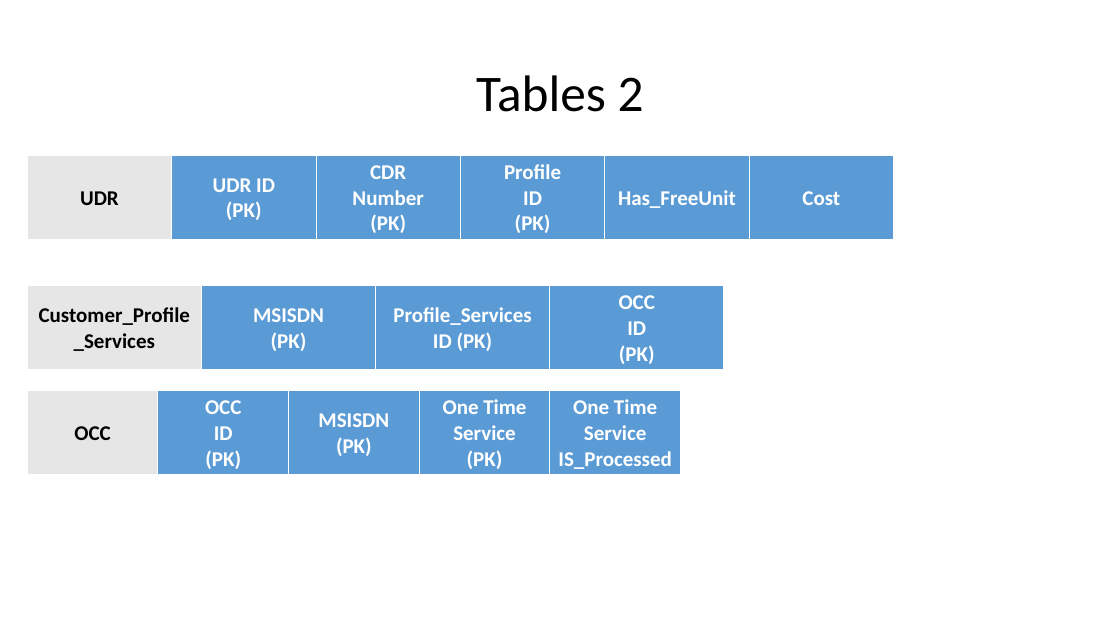
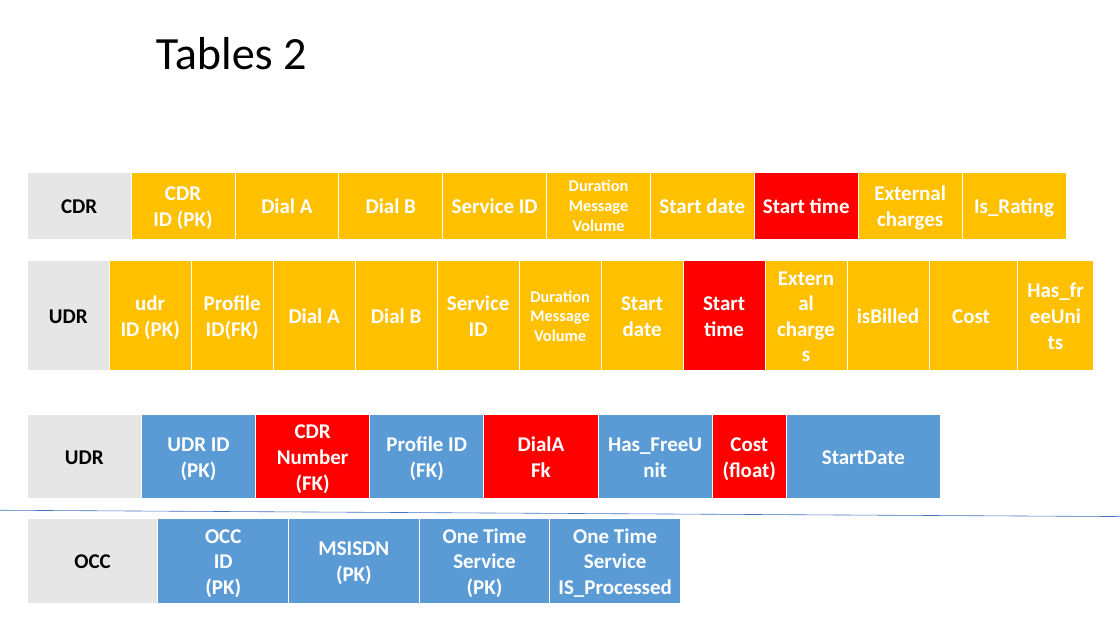
Before and after one commit to qazs13/Billing-Project, a slide deck: slide 6 of Database Documentation/Database Documentation.pptx. Drawn at 1120x630 pixels with LibreOffice and Linux fonts; fonts in the diff are those of the drawing. Boxes give left, top, right and bottom in pixels: in the first picture for what was removed or moved away, otherwise in the second. Text is boxed around its words. In the diff, an @@ line names an element or a change of style, - is before the commit and + after.

```diff
--- a/Database Documentation/Database Documentation.pptx
+++ b/Database Documentation/Database Documentation.pptx
@@ title "Tables 2" at bbox=[156, 37, 306, 70]: size 44 to 39.6 pt @@
@@ table added at bbox=[27, 172, 1069, 345], 1 rows, 10 columns @@
+CDR | CDR / ID (PK) | Dial A | Dial B | Service ID | Duration / Message / Volume | Start date | Start time | External charges | Is_Rating
@@ table added at bbox=[27, 261, 1096, 371], 1 rows, 13 columns @@
+UDR | udr / ID (PK) | Profile ID(FK) | Dial A | Dial B | Service ID | Duration / Message / Volume | Start date | Start time | External charges | isBilled | Cost | Has_freeUnits
@@ table removed at bbox=[27, 286, 723, 370], 1 rows, 4 columns @@
-Customer_Profile_Services | MSISDN / (PK) | Profile_Services / ID (PK) | OCC / ID / (PK)
@@ table at bbox=[27, 415, 940, 499] @@
-column 3: CDR / Number / (PK)
-column 4: Profile / ID / (PK)
+column 3: CDR / Number / (FK)
+column 4: Profile ID / (FK)
+column 5: DialA / Fk
-column 6: Cost
+column 7: Cost / (float)
+column 8: StartDate
@@ table: place and size @@
-table at bbox=[27, 155, 894, 239]
+table at bbox=[27, 415, 940, 499]
@@ line added from (0, 510) to (1120, 517), #4472C4 0.5 pt @@
@@ table: place and size @@
-table at bbox=[27, 391, 682, 475]
+table at bbox=[27, 519, 682, 603]
```
Also in this commit, not shown: 1 other slide changed, 1 other file.
